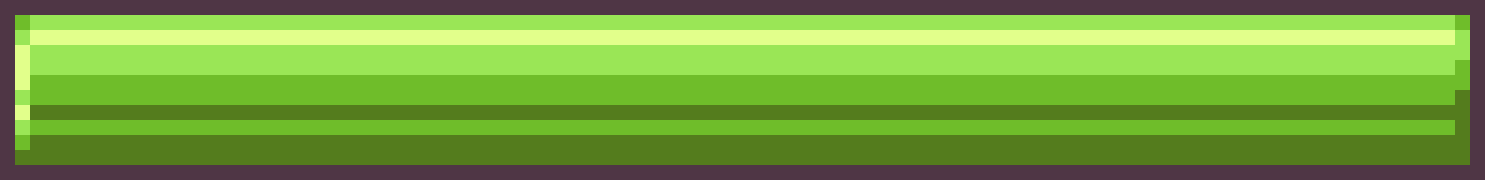
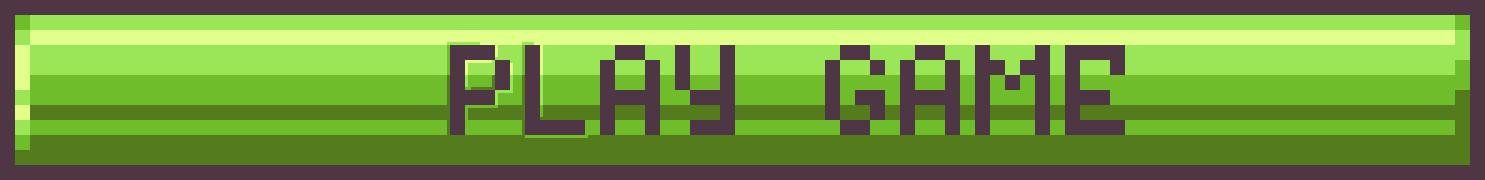
Layered file, before and after one edit (1485px x 180px). Changes by layer:
added layer "text" above "button_bg.png" over [447, 42, 1125, 138]
